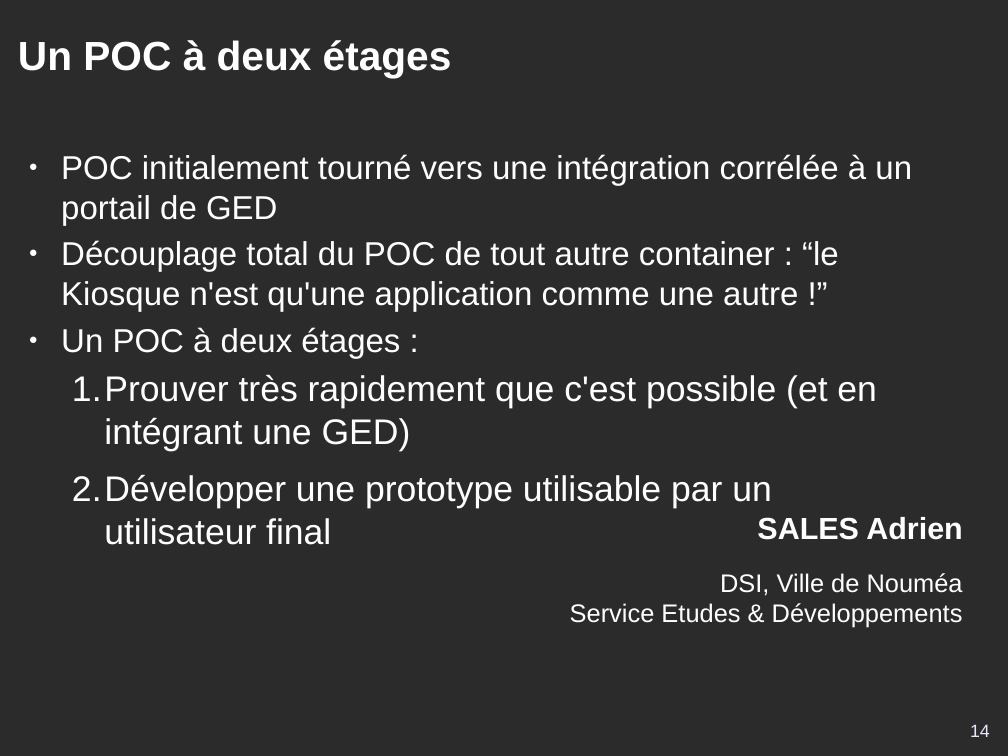
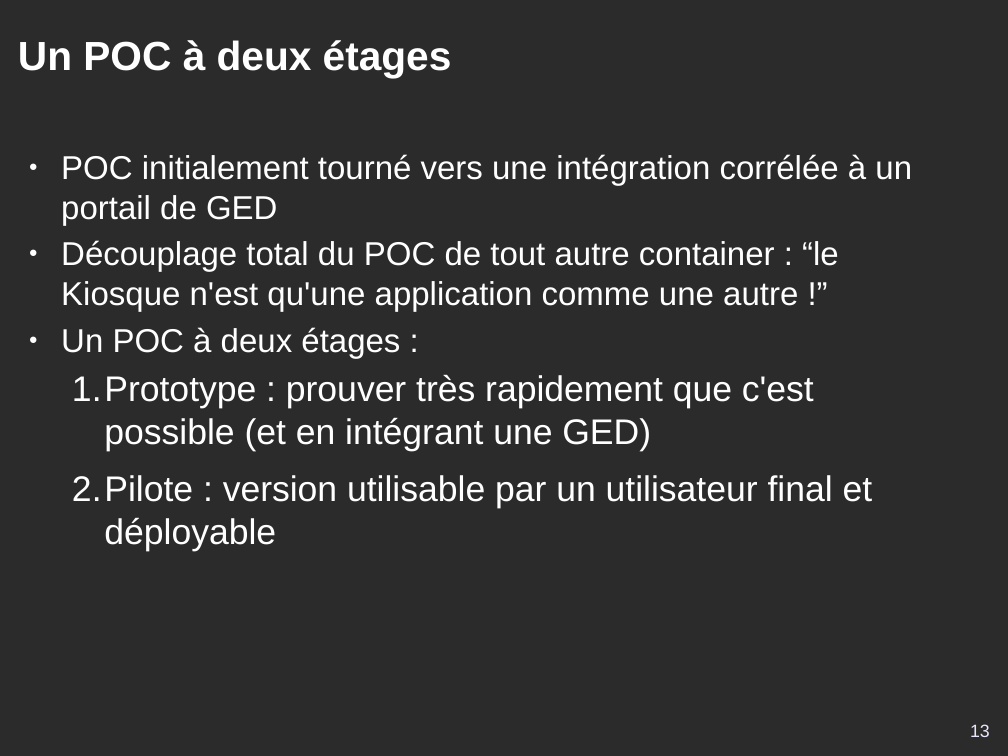
Before and after one commit to DSI-Ville-Noumea/sirh-kiosque-j2ee-old, a slide deck: slide 13 of src/site/resources/Kiosque_RH_J2EE_11021.odp (slide 14 before the commit). Drawn at 1008x756 pixels with LibreOffice and Linux fonts; fonts in the diff are those of the drawing; background and template pictures are left out; a plain dark background stands for a picture behind light text. Boxes give left, top, right and bottom in pixels: in the first picture for what was removed or moved away, otherwise in the second. Text is boxed around its words. In the diff, an @@ line names an element or a change of style, - is before the commit and + after.

```diff
--- a/src/site/resources/Kiosque_RH_J2EE_11021.odp
+++ b/src/site/resources/Kiosque_RH_J2EE_11021.odp
@@ text at <box>72,374,873,508</box>: text changed @@
-  1. Prouver très rapidement que c'est possible (et en intégrant une GED)
-  2. Développer une prototype utilisable par un utilisateur final
+  1. Prototype : prouver très rapidement que c'est possible (et en intégrant une GED)
+  2. Pilote : version utilisable par un utilisateur final et déployable
@@ text removed at <box>570,517,963,628</box> @@
-SALES Adrien
-DSI, Ville de Nouméa
-Service Etudes & Développements
@@ page number at <box>970,724,990,737</box>: text changed @@
-14
+13
```
Also in this commit, not shown: 21 other slides changed, 3 slides added, 2 slides removed.
